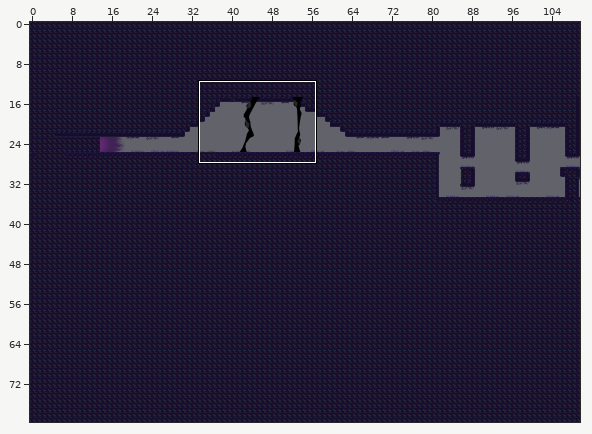
Two versions of a level (Tiled map, Juegos_de_desarrollo/Marc/Assets/Maps/Zona_oniricaDASH.tmx). The first picture is a wide view before the edit; the outline marks the close-up.
Close-up. The starting point:
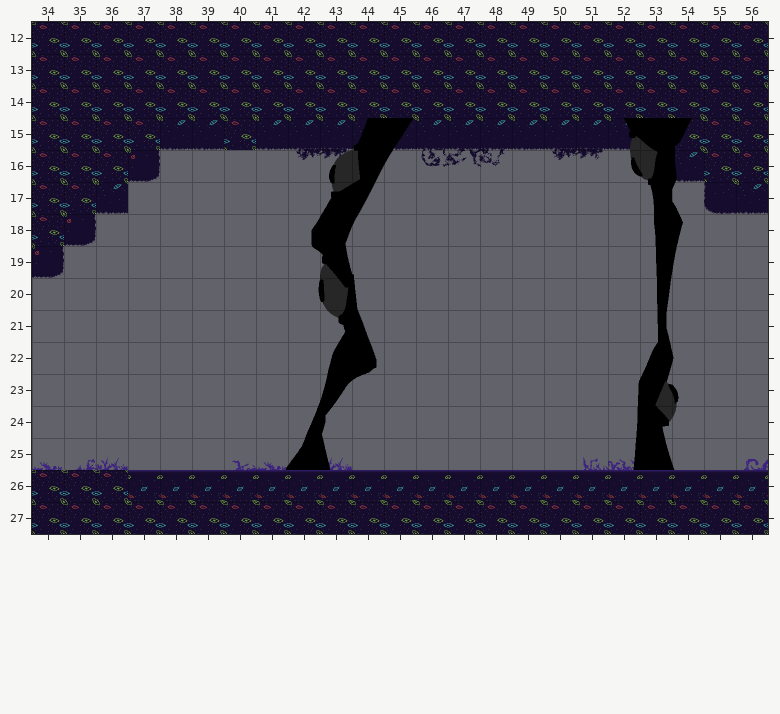
Cells are 64x64 px. Shown: x 34..56, y 12..27.
Now the later version:
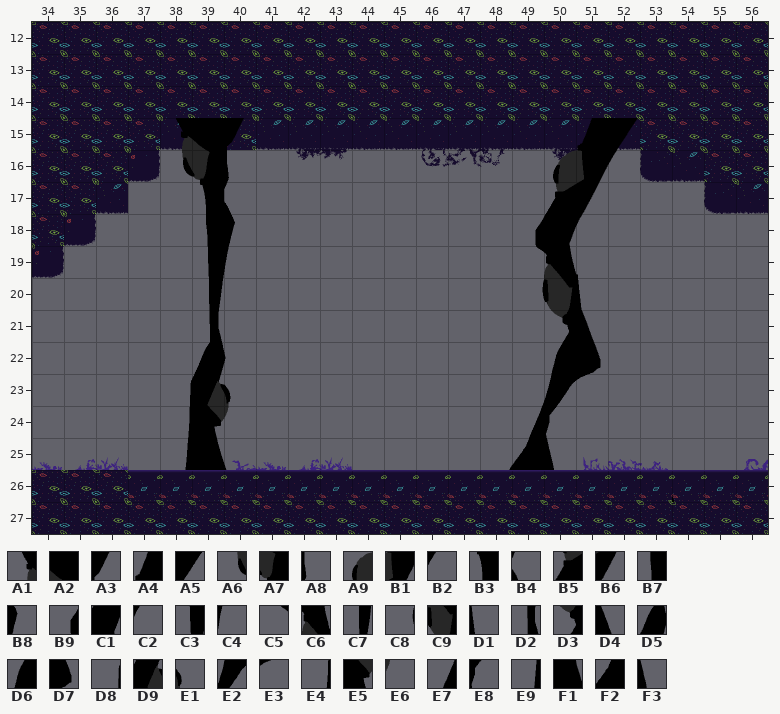
Key: from "Foreground_Onirica": A1 2, A2 3, A3 4, A4 15, A5 16, A6 22, A7 23, A8 24, A9 34, B1 35, B2 36, B3 43, B4 44, B5 54, B6 55, B7 63, B8 64, B9 73, C1 74, C2 75, C3 83, C4 84, C5 93, C6 94, C7 103, C8 113, C9 114, D1 115, D2 123, D3 134, D4 135, D5 143, D6 154, D7 155, D8 162, D9 163, E1 164, E2 174, E3 175, E4 182, E5 183, E6 184, E7 193, E8 194, E9 202, F1 203, F2 213, F3 214.
__ is an empty cell, .. an unchanged one.
The edit:
--- layer "InFrontProps"
@@ x 38..54 @@
-15 __ __ __ .. .. .. A4 A5 .. .. .. .. .. __ A1 A2 A3
-16 __ __ __ .. .. A9 B1 B2 .. .. .. .. __ __ A6 A7 A8
-17 .. __ __ .. .. B5 B6 .. .. .. .. .. __ __ .. B3 B4
-18 .. __ __ .. B9 C1 C2 .. .. .. .. __ __ __ .. B7 B8
-19 .. __ __ .. C5 C6 .. .. .. .. .. __ __ .. .. C3 C4
-20 .. __ .. .. C8 C9 D1 .. .. .. .. __ __ __ .. C7 ..
-21 .. __ .. .. .. D3 D4 .. .. .. .. .. __ __ .. D2 ..
-22 .. __ .. .. .. D6 D7 .. .. .. .. .. __ __ .. D5 ..
-23 __ __ __ .. .. E2 E3 .. .. .. .. .. __ __ D8 D9 E1
-24 __ __ __ .. E7 E8 .. .. .. .. .. __ __ .. E4 E5 E6
-25 __ __ .. .. F2 F3 .. .. .. .. .. __ __ .. E9 F1 ..
+15 A1 A2 A3 .. .. .. __ __ .. .. .. .. .. A4 A5 __ __
+16 A6 A7 A8 .. .. __ __ __ .. .. .. .. A9 B1 B2 __ __
+17 .. B3 B4 .. .. __ __ .. .. .. .. .. B5 B6 .. __ __
+18 .. B7 B8 .. __ __ __ .. .. .. .. B9 C1 C2 .. __ __
+19 .. C3 C4 .. __ __ .. .. .. .. .. C5 C6 .. .. __ __
+20 .. C7 .. .. __ __ __ .. .. .. .. C8 C9 D1 .. __ ..
+21 .. D2 .. .. .. __ __ .. .. .. .. .. D3 D4 .. __ ..
+22 .. D5 .. .. .. __ __ .. .. .. .. .. D6 D7 .. __ ..
+23 D8 D9 E1 .. .. __ __ .. .. .. .. .. E2 E3 __ __ __
+24 E4 E5 E6 .. __ __ .. .. .. .. .. E7 E8 .. __ __ __
+25 E9 F1 .. .. __ __ .. .. .. .. .. F2 F3 .. __ __ ..
Where, in picture pixels (left, top, right, bottom), the same in both close-ups:
added: (176, 118, 244, 470)
removed: (288, 118, 414, 470)
changed: (512, 118, 692, 470)
